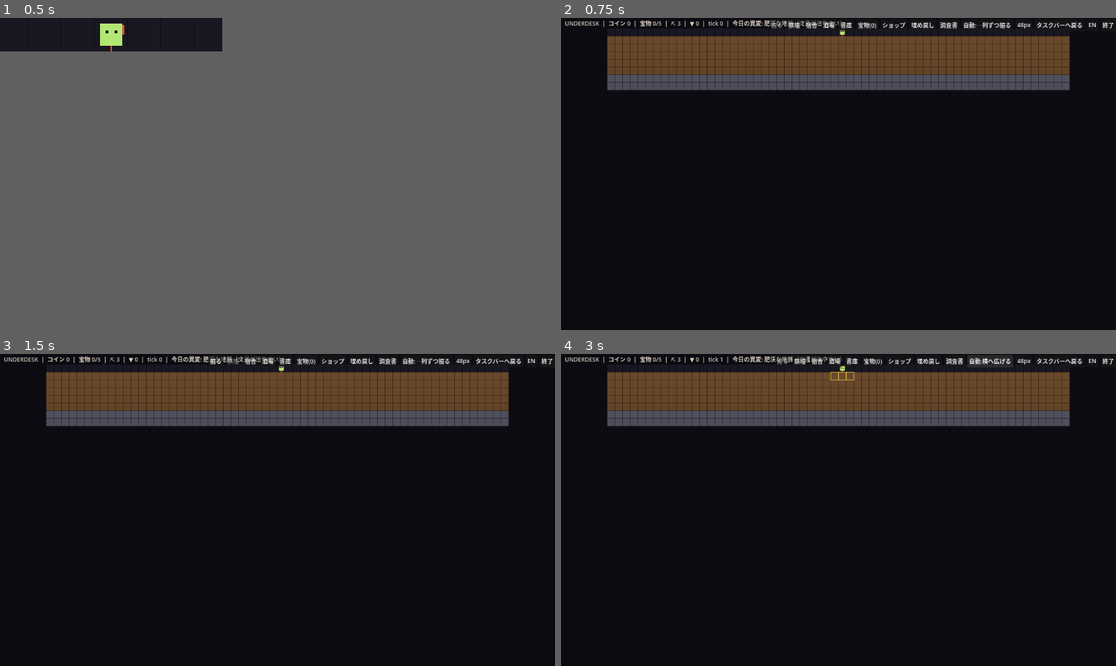
Above: before the commit, frames 1-4 (two rows, left to right).
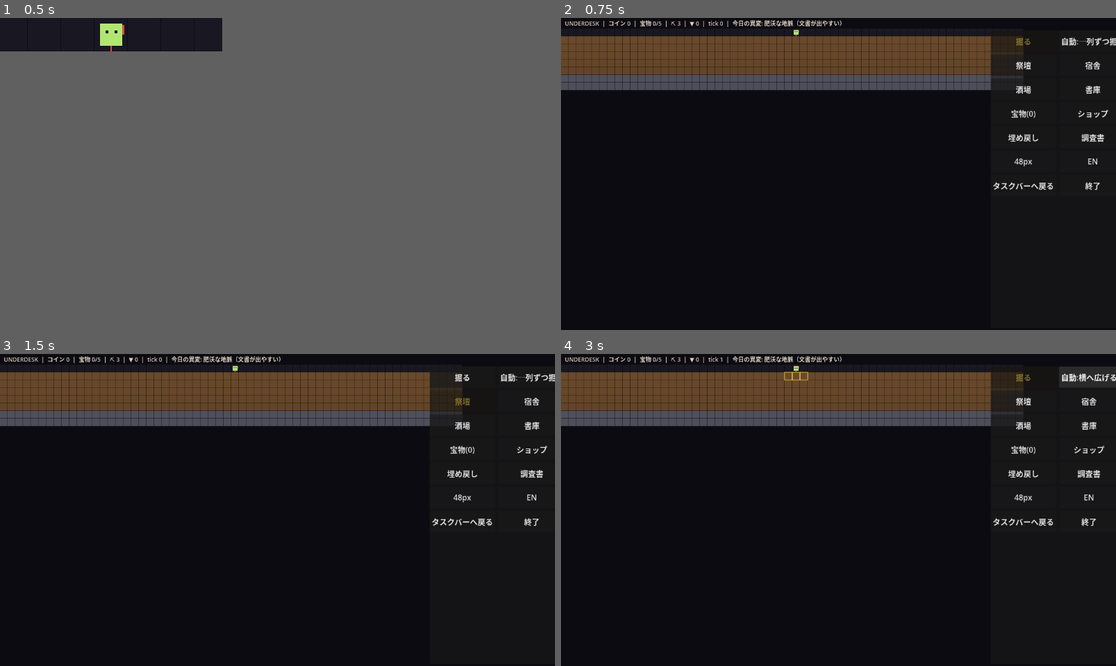
Above: after the commit, the same moments.

Repository: jinsei0604/UnderDesk
Game: Godot game, scene res://src/ui/main.tscn
Two runs of this game, one before a commit and one after it. Both use one fixed random seed, a clock stepped at 60 frames per second and the inputs below.
Inputs (mouse positions are in pixels of both pictures, inside the frame that each line leads up to):
- Up to frame 1 (0.5 s): no input
- Up to frame 2 (0.75 s): tap Enter at 0.5 s; drag from (672, 33) to (694, 27) at 0.52 s
- Up to frame 3 (1.5 s): click "祭壇" at 1.25 s
- Up to frame 4 (3 s): click "掘る" at 2 s; click "自動:一列ずつ掘る" at 2.75 s

Frame 1 is identical in both runs. In frame 2, 5.3% of the frame differs, in the area x 0-100%, y 0-56%; in frame 3, 5.3%; in frame 4, 6.0%.

Commit message:
Expanded window: right-hand control panel with big buttons
The single top-right button row overlapped the HUD text and made the
active mode unreadable. The expanded window now has a proper control
panel on the right: a 2-column grid of 44px-tall, 16px-font buttons
(Taskbar-Heroes-style press targets), with the active dig/build mode
tinted gold. The dig view centers in the remaining width - it does not
need to be large. HUD text clips before the panel instead of running
under it.

Co-Authored-By: Claude Fable 5 <noreply@anthropic.com>

Diff:
--- a/src/ui/main.gd
+++ b/src/ui/main.gd
@@ -55,10 +55,17 @@
 var _tally_until_tick: int = 0
 
 const TALLY_SHOW_TICKS: int = 5
+
+## Expanded-mode control panel: big, thumb-friendly buttons on the
+## right; the dig view does not need the full width.
+const PANEL_WIDTH: int = 260
+const BUTTON_FONT_SIZE: int = 16
+const BUTTON_MIN_SIZE := Vector2(118, 44)
+const ACTIVE_BUTTON_TINT := Color(1.0, 0.85, 0.3)
 var unread_docs: Array[String] = []
 var offline_ticks_applied: int = 0
 
-var _button_bar: HBoxContainer
+var _button_bar: Control
 var _archive_button: Button
 var _dig_button: Button
 var _room_buttons: Dictionary = {}  # room id -> Button
@@ -300,7 +307,9 @@
 		var star_x := float(star.pos.x) if star != null else float(UD.DEPOT_POS.x)
 		var desired := size.x / 2.0 - (star_x + 0.5) * cell_px
 		return Vector2(clampf(desired, minf(size.x - grid_px_width, 0.0), 0.0), 0.0)
-	return Vector2(maxf(0.0, (size.x - grid_px_width) / 2.0), _hud_offset())
+	# Expanded: the dig view keeps clear of the right-hand button panel.
+	var view_width := size.x - PANEL_WIDTH
+	return Vector2(maxf(0.0, (view_width - grid_px_width) / 2.0), _hud_offset())
 
 
 func _cell_at(point: Vector2) -> Vector2i:
@@ -352,7 +361,7 @@
 		parts.append(locale.text("UI_OFFLINE_REPORT") % offline_ticks_applied)
 	draw_string(
 		font, Vector2(8, HUD_HEIGHT - 6), "  |  ".join(parts),
-		HORIZONTAL_ALIGNMENT_LEFT, -1, HUD_FONT_SIZE, COLOR_HUD_TEXT
+		HORIZONTAL_ALIGNMENT_LEFT, size.x - 16, HUD_FONT_SIZE, COLOR_HUD_TEXT
 	)
 	if _tally_text != "" and sim.tick_count <= _tally_until_tick:
 		draw_string(
@@ -509,46 +518,55 @@
 
 
 func _build_hud() -> void:
-	var bar := HBoxContainer.new()
-	bar.set_anchors_preset(Control.PRESET_TOP_RIGHT)
-	bar.grow_horizontal = Control.GROW_DIRECTION_BEGIN
-	bar.position.y = 2
-	add_child(bar)
-	_button_bar = bar
+	var panel := PanelContainer.new()
+	panel.set_anchors_preset(Control.PRESET_RIGHT_WIDE)
+	panel.offset_left = -PANEL_WIDTH
+	panel.offset_right = -4
+	panel.offset_top = HUD_HEIGHT + 4
+	panel.offset_bottom = -4
+	add_child(panel)
+	_button_bar = panel
+
+	var grid := GridContainer.new()
+	grid.columns = 2
+	grid.add_theme_constant_override("h_separation", 6)
+	grid.add_theme_constant_override("v_separation", 6)
+	panel.add_child(grid)
 
 	_dig_button = _make_button("", func() -> void: _set_mode(Mode.DIG))
-	bar.add_child(_dig_button)
+	grid.add_child(_dig_button)
+	_policy_button = _make_button("", _cycle_dig_policy)
+	grid.add_child(_policy_button)
 	for room_id in room_db.all_ids():
 		var button := _make_button("", _select_build_room.bind(room_id))
 		_room_buttons[room_id] = button
-		bar.add_child(button)
+		grid.add_child(button)
 	_archive_button = _make_button("", _open_archive)
-	bar.add_child(_archive_button)
+	grid.add_child(_archive_button)
 	_treasure_button = _make_button("", _open_treasures)
-	bar.add_child(_treasure_button)
+	grid.add_child(_treasure_button)
 	_shop_button = _make_button("", _open_shop)
-	bar.add_child(_shop_button)
+	grid.add_child(_shop_button)
 	_prestige_button = _make_button("", _open_prestige)
-	bar.add_child(_prestige_button)
+	grid.add_child(_prestige_button)
 	_card_button = _make_button("", _generate_survey_card)
-	bar.add_child(_card_button)
-	_policy_button = _make_button("", _cycle_dig_policy)
-	bar.add_child(_policy_button)
+	grid.add_child(_card_button)
 	_height_button = _make_button("", _cycle_height)
-	bar.add_child(_height_button)
+	grid.add_child(_height_button)
+	_locale_button = _make_button("", _toggle_locale)
+	grid.add_child(_locale_button)
 	_collapse_button = _make_button("", _collapse)
-	bar.add_child(_collapse_button)
-	_locale_button = _make_button("", _toggle_locale)
-	bar.add_child(_locale_button)
+	grid.add_child(_collapse_button)
 	_quit_button = _make_button("", _quit)
-	bar.add_child(_quit_button)
+	grid.add_child(_quit_button)
 	_refresh_mode_buttons()
 
 
 func _make_button(label: String, callback: Callable) -> Button:
 	var button := Button.new()
 	button.text = label
-	button.add_theme_font_size_override("font_size", HUD_FONT_SIZE)
+	button.custom_minimum_size = BUTTON_MIN_SIZE
+	button.add_theme_font_size_override("font_size", BUTTON_FONT_SIZE)
 	button.pressed.connect(callback)
 	return button
 
@@ -564,10 +582,15 @@
 
 
 func _refresh_mode_buttons() -> void:
-	_dig_button.disabled = mode == Mode.DIG
+	# The active mode button is tinted gold so the selection is obvious.
+	var dig_active := mode == Mode.DIG
+	_dig_button.disabled = dig_active
+	_dig_button.modulate = ACTIVE_BUTTON_TINT if dig_active else Color.WHITE
 	for room_id: String in _room_buttons:
 		var button: Button = _room_buttons[room_id]
-		button.disabled = mode == Mode.BUILD and _build_room_id == room_id
+		var active := mode == Mode.BUILD and _build_room_id == room_id
+		button.disabled = active
+		button.modulate = ACTIVE_BUTTON_TINT if active else Color.WHITE
 
 
 func _refresh_archive_button() -> void:
